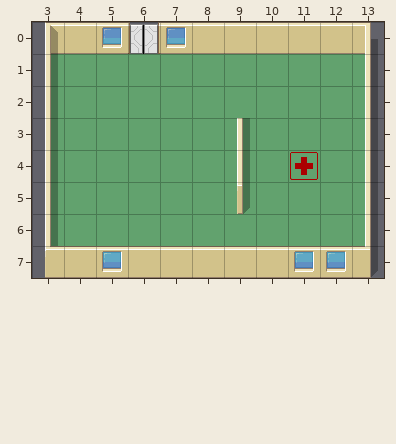
Two states of a Tiled map, data/tutorial2.tmx. The first picture shows the starting point.
Cells are 32x32 px. Shown: x 3..13, y 0..7.
Once edited:
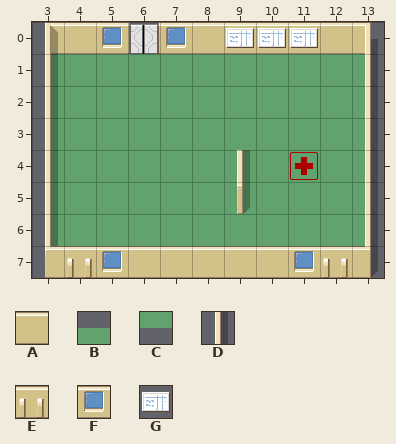
Key: from "hospital_256": A 0, B 12, C 13, D 16, E 24, F 42, G 47.
_ is an empty cell.
What changed:
Layer "floor":
y 0: x 5 B -> _; x 7 B -> _
y 7: x 5 C -> _; x 11..12 CC -> __
Layer "Walls":
y 3: x 9 D -> _
y 7: x 4 A -> E; x 12 F -> E
Layer "decoration":
y 0: x 9..11 ___ -> GGG
